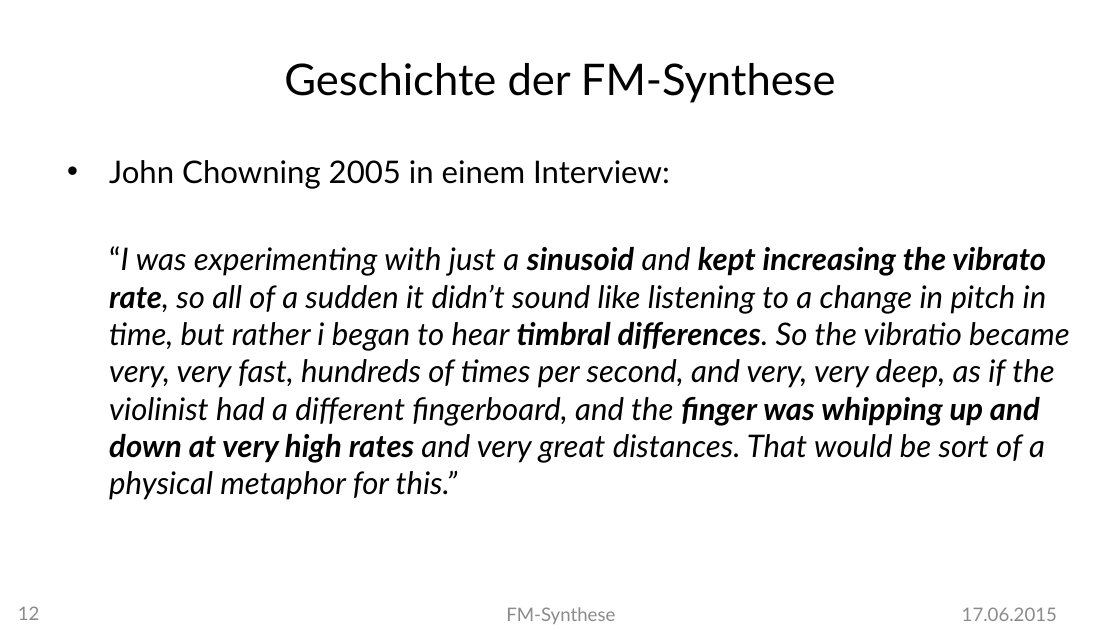
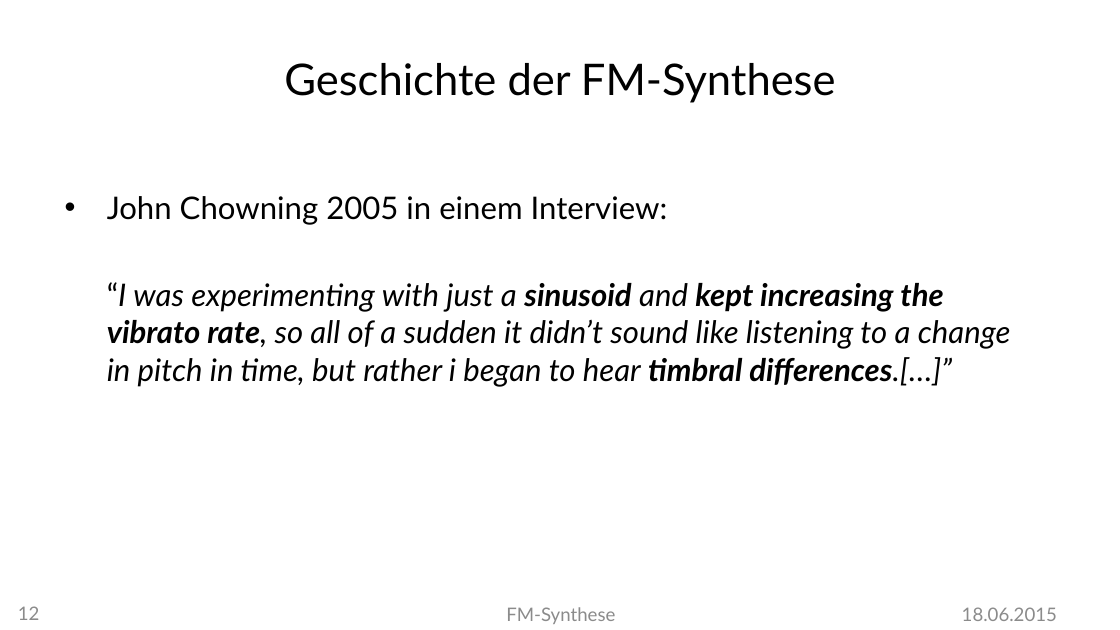
Before and after one commit to MBulli/VSeminar, a slide deck: slide 12 of Praesentation/FMSynthese-Julius.pptx. Drawn at 1120x630 pixels with LibreOffice and Linux fonts; fonts in the diff are those of the drawing; background and template pictures are left out. Boxes give left, top, right and bottom in pixels: in the first picture for what was removed or moved away, otherwise in the second. Text is boxed around its words. In the diff, an @@ line names an element or a change of style, - is before the commit and + after.

Commit message:
Text-Bugfixes and presentation

```diff
--- a/Praesentation/FMSynthese-Julius.pptx
+++ b/Praesentation/FMSynthese-Julius.pptx
@@ text "John Chowning 2005 in einem ..." moved from (x1=109, y1=160, x2=1070, y2=500) to (x1=107, y1=196, x2=1011, y2=387) @@
@@ text at (x1=107, y1=282, x2=1011, y2=387): text changed @@
-“I was experimenting with just a sinusoid and kept increasing the vibrato rate, so all of a sudden it didn’t sound like listening to a change in pitch in time, but rather i began to hear timbral differences. So the vibratio became very, very fast, hundreds of times per second, and very, very deep, as if the violinist had a different ﬁngerboard, and the ﬁnger was whipping up and down at very high rates and very great distances. That would be sort of a physical metaphor for this.”
+“I was experimenting with just a sinusoid and kept increasing the vibrato rate, so all of a sudden it didn’t sound like listening to a change in pitch in time, but rather i began to hear timbral differences.[…]”
@@ text at (x1=962, y1=607, x2=1057, y2=621): text changed @@
-17.06.2015
+18.06.2015
```
Also in this commit, not shown: 27 other slides changed, 1 slide removed, 11 other files.
